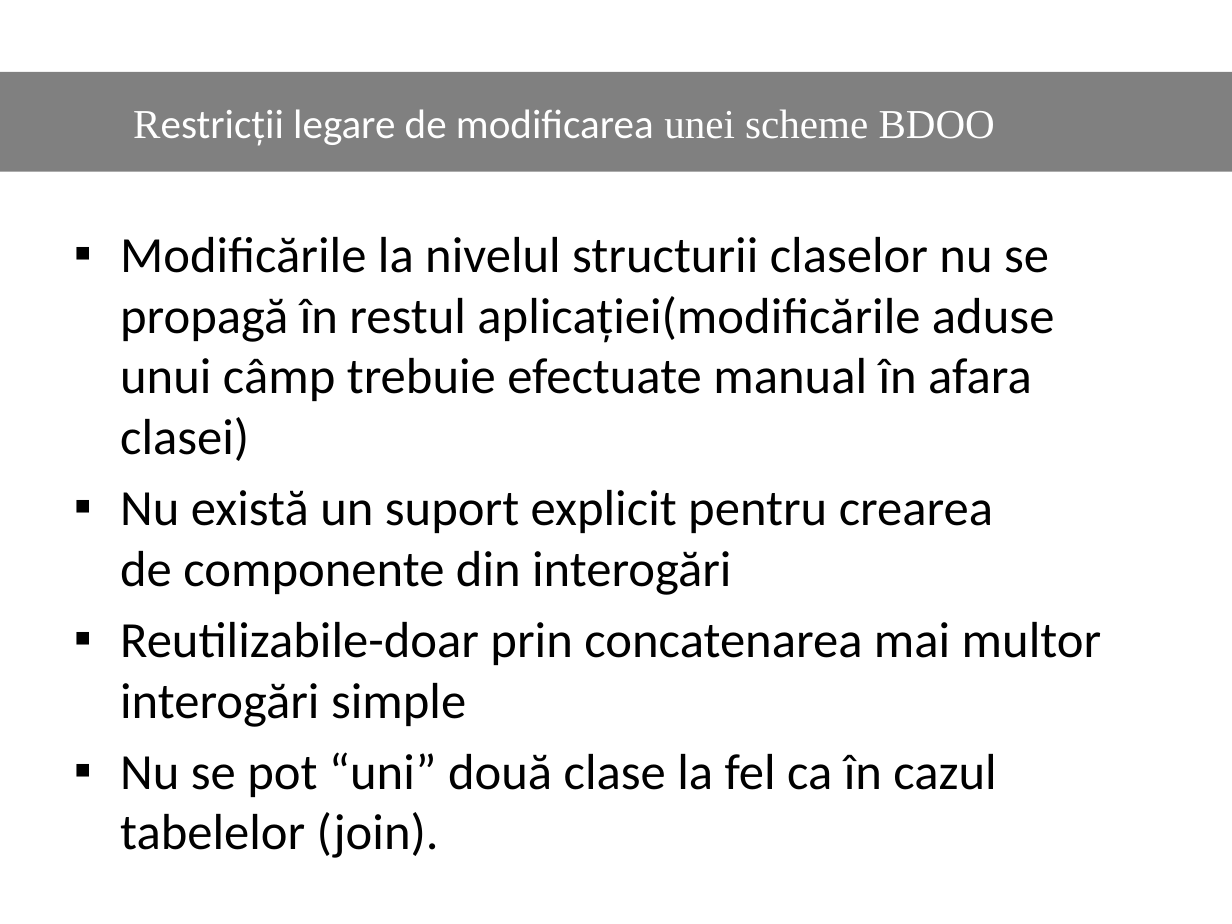
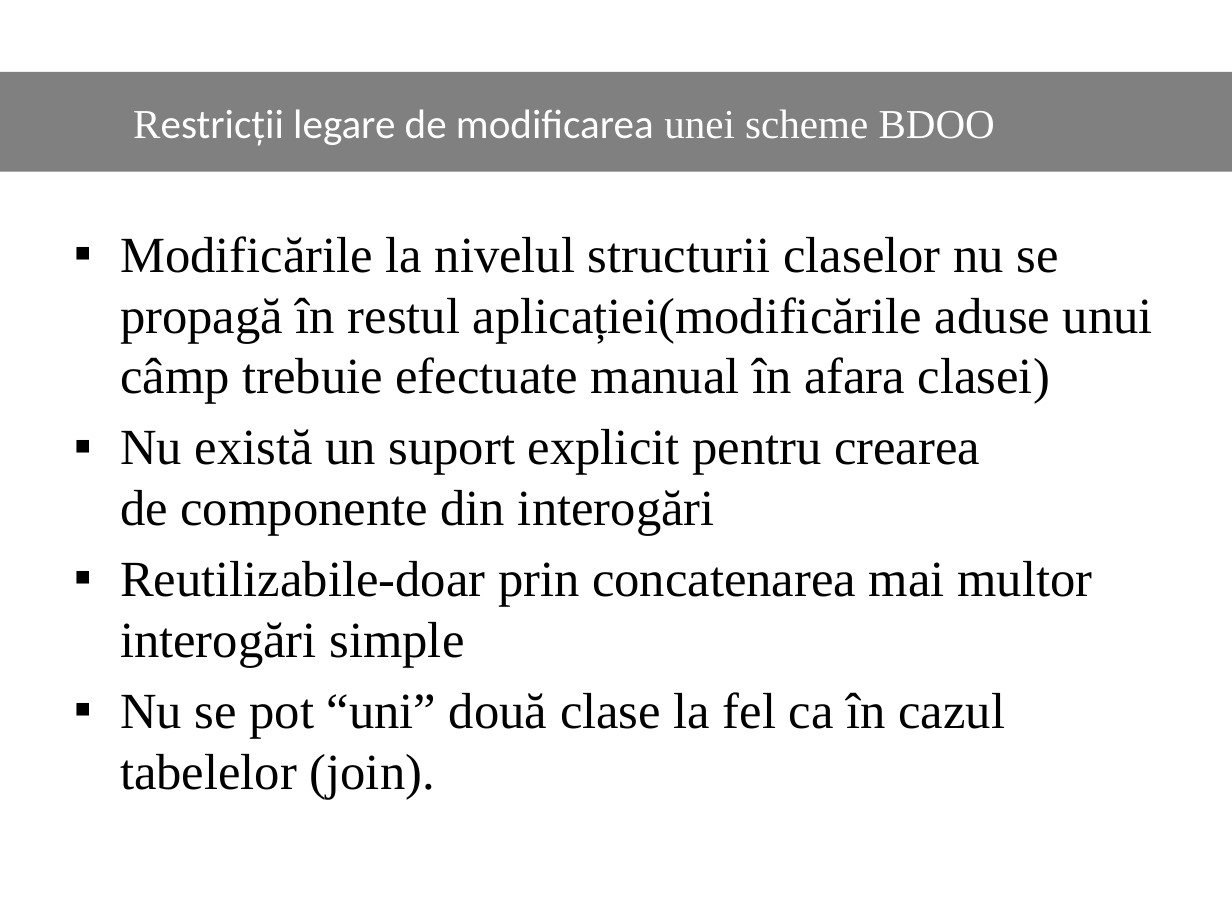
Before and after one commit to Dani25/BDOO, a slide deck: slide 43 of bdoo.pptx. Drawn at 1232x924 pixels with LibreOffice and Linux fonts; fonts in the diff are those of the drawing. Boxes give left, top, right and bottom in pixels: in the first picture for what was removed or moved away, otherwise in the second. Text is boxed around its words. In the diff, an @@ line names an element or a change of style, - is before the commit and + after.

Commit message:
Actualizare font si bibliografie Varianta finala v2

```diff
--- a/bdoo.pptx
+++ b/bdoo.pptx
@@ text "Modificările la nivelul structurii claselor ..." at (x1=120, y1=236, x2=1153, y2=799): font Calibri to Times New Roman @@
```
Also in this commit, not shown: 18 other slides changed.
